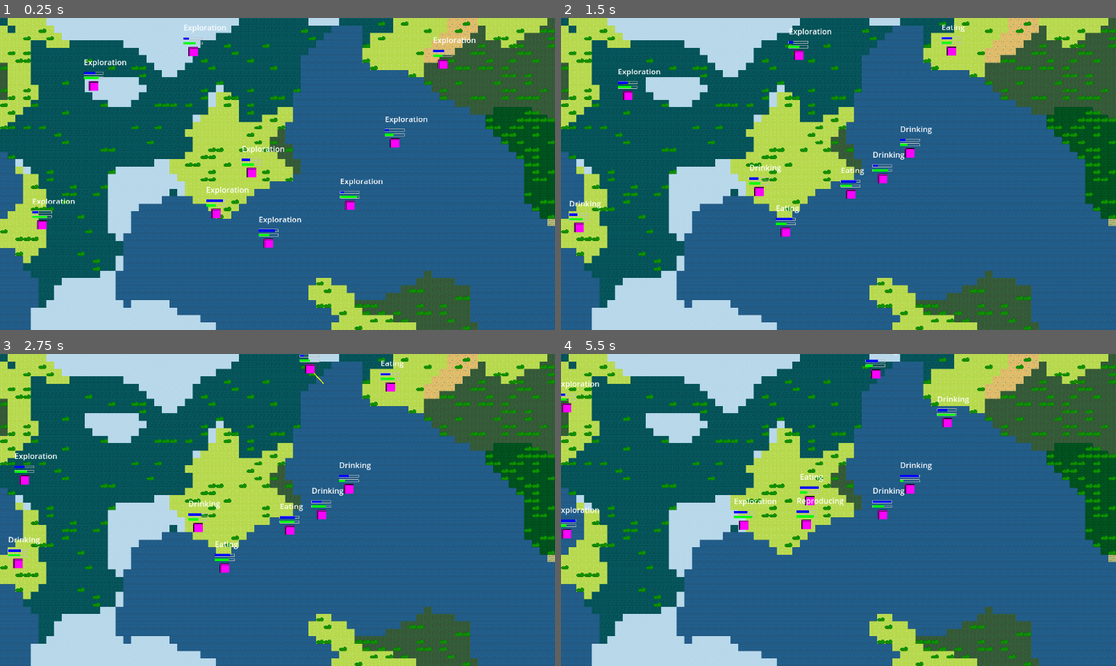
Above: before the commit, frames 1-4 (two rows, left to right).
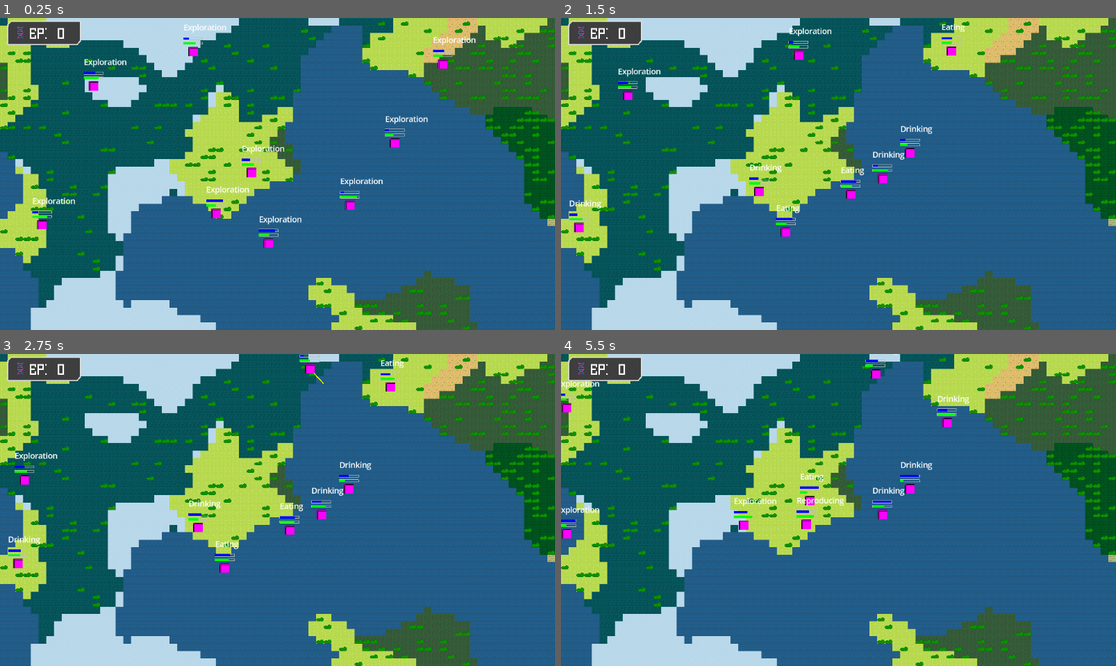
Above: after the commit, the same moments.

Repository: OnasChaturvedi/mini-jam-evolution
Game: Godot game, scene res://scenes/main.tscn
Two runs of this game, one before a commit and one after it. Both use one fixed random seed, a clock stepped at 60 frames per second and the inputs below.
Inputs:
- Up to frame 1 (0.25 s): no input
- Up to frame 2 (1.5 s): no input
- Up to frame 3 (2.75 s): no input
- Up to frame 4 (5.5 s): no input

The runs differ from the first frame. In frame 1, 1.6% of the frame differs, in the area x 1-86%, y 0-67%; in frame 2, 1.5%; in frame 3, 1.4%; in frame 4, 1.5%.

Commit message:
implemented EP overlay and death notifications

Diff:
--- a/project.godot
+++ b/project.godot
@@ -15,6 +15,10 @@
 config/features=PackedStringArray("4.4", "Forward Plus")
 config/icon="res://icon.svg"
 
+[autoload]
+
+EvolutionManager="*res://scripts/EvolutionManager.gd"
+
 [file_customization]
 
 folder_colors={
@@ -23,6 +27,10 @@
 "res://scripts/": "yellow"
 }
 
+[gui]
+
+theme/default_font_multichannel_signed_distance_field=true
+
 [rendering]
 
 textures/canvas_textures/default_texture_filter=0
--- /dev/null
+++ b/scenes/canvas_layer.gd
@@ -0,0 +1,11 @@
+extends CanvasLayer
+@onready var number_label: Label = %NumberLabel
+
+func _ready():
+	# Connect to the global manager's signal.
+	EvolutionManager.evolution_points_changed.connect(on_points_changed)
+	# Set the initial value.
+	number_label.text = str(EvolutionManager.evolution_points)
+
+func on_points_changed(new_points: int):
+	number_label.text = str(new_points)
--- /dev/null
+++ b/scenes/death_notification.tscn
@@ -0,0 +1,20 @@
+[gd_scene load_steps=4 format=3 uid="uid://dcnb1e03d5x65"]
+
+[ext_resource type="FontFile" uid="uid://coe32nc7ugkwu" path="res://resources/homespun.ttf" id="1_nsq8a"]
+[ext_resource type="Script" uid="uid://6jwdvmfxjsso" path="res://scripts/death_notification.gd" id="1_t284n"]
+
+[sub_resource type="StyleBoxFlat" id="StyleBoxFlat_nsq8a"]
+bg_color = Color(0.244776, 0.244776, 0.244776, 1)
+border_width_left = 1
+border_width_top = 1
+border_width_right = 1
+border_width_bottom = 1
+
+[node name="DeathNotification" type="Label"]
+offset_right = 40.0
+offset_bottom = 33.0
+theme_override_colors/font_color = Color(1, 1, 1, 1)
+theme_override_fonts/font = ExtResource("1_nsq8a")
+theme_override_font_sizes/font_size = 32
+theme_override_styles/normal = SubResource("StyleBoxFlat_nsq8a")
+script = ExtResource("1_t284n")
--- /dev/null
+++ b/scenes/game_root.gd
@@ -0,0 +1,29 @@
+# In your main world script (e.g., World.gd)
+extends Node2D
+
+const DeathNotification = preload("res://scenes/death_notification.tscn")
+func _ready():
+	# Connect to the death signal from the global manager.
+	EvolutionManager.creature_died.connect(on_creature_died)
+
+func on_creature_died(cause: String, position: Vector2):
+	# Create a new instance of the notification.
+	var notification_instance = DeathNotification.instantiate()
+
+	# The notification needs to be on a CanvasLayer to display correctly.
+	# We can create one just for notifications.
+	var notification_layer = CanvasLayer.new()
+	add_child(notification_layer)
+	notification_layer.add_child(notification_instance)
+
+	# Build the message text.
+	var death_message = null
+	if(cause == "thirst"):
+		death_message = "A Darwinian couldn't get to water"
+	elif(cause == "hunger"):
+		death_message = "A Darwinian starved to death"
+	elif(cause == "age"):
+		death_message = "A Darwinian lived out it's life"
+
+	# Trigger the animation. The script inside the notification handles the rest.
+	notification_instance.show_message(death_message)
--- a/scenes/main.tscn
+++ b/scenes/main.tscn
@@ -1,9 +1,14 @@
-[gd_scene load_steps=8 format=3 uid="uid://c4c6gs01cvtfg"]
+[gd_scene load_steps=15 format=3 uid="uid://c4c6gs01cvtfg"]
 
 [ext_resource type="Script" uid="uid://b6ea25cds57ci" path="res://scripts/world.gd" id="1_0wfyh"]
+[ext_resource type="Script" uid="uid://bo42wsg68h15x" path="res://scenes/game_root.gd" id="1_tefeu"]
 [ext_resource type="PackedScene" uid="uid://c2lbuipkhgatn" path="res://scenes/bush.tscn" id="2_jyhfs"]
 [ext_resource type="Texture2D" uid="uid://dmh0jwqovgr54" path="res://resources/TilesetV3.png" id="3_jyhfs"]
 [ext_resource type="PackedScene" uid="uid://cfva7i8vpovtj" path="res://scenes/creature.tscn" id="3_sugp2"]
+[ext_resource type="Script" uid="uid://k1pqcim01rtn" path="res://scenes/canvas_layer.gd" id="6_o6xl0"]
+[ext_resource type="Texture2D" uid="uid://4o535n2kaew1" path="res://resources/OverlayEP.png" id="7_85g3d"]
+[ext_resource type="Texture2D" uid="uid://bcw5qy8m82ht8" path="res://resources/DNA Icons.png" id="7_o6xl0"]
+[ext_resource type="FontFile" uid="uid://coe32nc7ugkwu" path="res://resources/homespun.ttf" id="9_choun"]
 
 [sub_resource type="TileSetAtlasSource" id="TileSetAtlasSource_tbgi4"]
 texture = ExtResource("3_jyhfs")
@@ -27,7 +32,18 @@
 [sub_resource type="WorldBoundaryShape2D" id="WorldBoundaryShape2D_sugp2"]
 distance = 1.0
 
+[sub_resource type="StyleBoxTexture" id="StyleBoxTexture_ya4ey"]
+texture = ExtResource("7_85g3d")
+texture_margin_left = 14.0
+texture_margin_top = 14.0
+texture_margin_right = 14.0
+texture_margin_bottom = 14.0
+
+[sub_resource type="Theme" id="Theme_eb6dy"]
+PanelContainer/styles/panel = SubResource("StyleBoxTexture_ya4ey")
+
 [node name="Main" type="Node2D"]
+script = ExtResource("1_tefeu")
 
 [node name="World" type="Node2D" parent="." node_paths=PackedStringArray("tile_map_node")]
 script = ExtResource("1_0wfyh")
@@ -91,3 +107,42 @@
 position = Vector2(1151, 336)
 rotation = -1.5708
 shape = SubResource("WorldBoundaryShape2D_sugp2")
+
+[node name="CanvasLayer" type="CanvasLayer" parent="."]
+script = ExtResource("6_o6xl0")
+
+[node name="PanelContainer" type="PanelContainer" parent="CanvasLayer"]
+texture_filter = 1
+offset_left = 11.0
+offset_right = 171.0
+offset_bottom = 61.0
+theme = SubResource("Theme_eb6dy")
+
+[node name="MarginContainer" type="MarginContainer" parent="CanvasLayer/PanelContainer"]
+texture_filter = 1
+layout_mode = 2
+
+[node name="HBoxContainer" type="HBoxContainer" parent="CanvasLayer/PanelContainer/MarginContainer"]
+texture_filter = 1
+layout_mode = 2
+
+[node name="TextureRect" type="TextureRect" parent="CanvasLayer/PanelContainer/MarginContainer/HBoxContainer"]
+layout_mode = 2
+texture = ExtResource("7_o6xl0")
+expand_mode = 2
+stretch_mode = 4
+
+[node name="PointsLabel" type="Label" parent="CanvasLayer/PanelContainer/MarginContainer/HBoxContainer"]
+texture_filter = 1
+layout_mode = 2
+theme_override_fonts/font = ExtResource("9_choun")
+theme_override_font_sizes/font_size = 32
+text = "EP: "
+
+[node name="NumberLabel" type="Label" parent="CanvasLayer/PanelContainer/MarginContainer/HBoxContainer"]
+unique_name_in_owner = true
+texture_filter = 1
+layout_mode = 2
+theme_override_fonts/font = ExtResource("9_choun")
+theme_override_font_sizes/font_size = 32
+text = "0"
--- /dev/null
+++ b/scripts/EvolutionManager.gd
@@ -0,0 +1,18 @@
+# EvolutionManager.gd
+extends Node
+
+var evolution_points: int = 0
+
+signal evolution_points_changed(new_points)
+signal creature_died(cause_of_death, position)
+
+# This function now takes the amount of points to add.
+func add_points(amount: int):
+	evolution_points += amount
+	evolution_points_changed.emit(evolution_points)
+
+# This function now accepts a 'points_value' argument.
+func report_death(cause: String, position: Vector2, points_value: int):
+	creature_died.emit(cause, position)
+	# Add the points that were passed in.
+	add_points(points_value)
--- a/scripts/creature.gd
+++ b/scripts/creature.gd
@@ -19,7 +19,11 @@
 @export var reproduction_threshold_thirst: float = 80.0 # Thirst level needed to consider reproducing
 @export var reproduction_threshold_hunger: float = 80.0 # Hunger level needed to consider reproducing
 var creature_scene_path: String = "res://scenes/creature.tscn"
-
+const DEATH_POINT_VALUES = {
+	"thirst": 5,
+	"hunger": 2,
+	"age": 10
+}
 @export var max_age: float = 15
 # --- Exploration State Parameters (moved here from state for editor access) ---
 @export var exploration_move_duration: float = 0.5 # How long to move in one direction during exploration
@@ -174,16 +178,23 @@
 	# or an actual death event which would log data for "Harvest of Failure".
 	if current_thirst <= 0 and current_hunger <= 0:
 		print("Darwin (", name, ") is critically thirsty and hungry! (Would die here and log failure)")
+		var points = DEATH_POINT_VALUES.get("thirst", 1)
+		EvolutionManager.report_death("thirst", global_position, DEATH_POINT_VALUES.get("thirst", 1))
 		call_deferred("queue_free")
 		# Example: change_state("DyingState")
 	elif current_thirst <= 0:
 		print("Darwin (", name, ") is critically thirsty! (Would die here)")
+		EvolutionManager.report_death("thirst", global_position, DEATH_POINT_VALUES.get("thirst", 1))
 		call_deferred("queue_free")
 	elif current_hunger <= 0:
 		print("Darwin (", name, ") is critically hungry! (Would die here)")
+		var points = DEATH_POINT_VALUES.get("hunger", 1)
+		EvolutionManager.report_death("hunger", global_position, DEATH_POINT_VALUES.get("hunger", 1))
 		call_deferred("queue_free")
 	elif current_age >= max_age:
 		print("Darwin died of old age")
+		var points = DEATH_POINT_VALUES.get("age", 1)
+		EvolutionManager.report_death("age", global_position, DEATH_POINT_VALUES.get("age", 1))
 		call_deferred("queue_free")
 
 
--- /dev/null
+++ b/scripts/death_notification.gd
@@ -0,0 +1,36 @@
+# DeathNotification.gd
+extends Label
+
+func show_message(message: String):
+	text = message
+	horizontal_alignment = HORIZONTAL_ALIGNMENT_CENTER
+
+	modulate.a = 0.0 # Start invisible
+
+	var screen_size = get_viewport_rect().size
+	# We subtract 30 from the start position because the animation will move it up by 30
+	global_position = Vector2(screen_size.x / 2, screen_size.y - 70)
+
+	var tween = create_tween()
+
+	# --- Animation Sequence ---
+
+	# Step 1: FADE-IN BLOCK.
+	# Animate opacity and position in parallel. This block takes 0.5 seconds.
+	tween.tween_property(self, "modulate:a", 1.0, 0.5)
+	tween.parallel().tween_property(self, "position:y", global_position.y - 30, 0.5)
+
+	# Step 2: LINGER BLOCK.
+	# The .chain() command forces the tween to wait for Step 1 to finish.
+	# Then, it will run this interval (the pause).
+	tween.chain().tween_interval(1.0) # This will now be a full 1-second pause.
+
+	# Step 3: FADE-OUT BLOCK.
+	# .chain() forces the tween to wait for the interval in Step 2 to finish.
+	# Then, it will fade out and move up in parallel.
+	tween.chain().tween_property(self, "modulate:a", 0.0, 0.5)
+	tween.parallel().tween_property(self, "position:y", global_position.y - 60, 0.5)
+
+	# Step 4: CLEANUP.
+	# After the entire chained sequence is done, remove the node.
+	tween.finished.connect(queue_free)
Binary file added: resources/DNA Icons.png
Not shown, added: resources/DNA Icons.png.import
Binary file added: resources/OverlayEP.png
Not shown, added: resources/OverlayEP.png.import
Binary file added: resources/homespun.ttf
Not shown, added: resources/homespun.ttf.import
Not shown, added: scenes/canvas_layer.gd.uid
Not shown, added: scenes/game_root.gd.uid
Not shown, added: scripts/EvolutionManager.gd.uid
Not shown, added: scripts/death_notification.gd.uid
